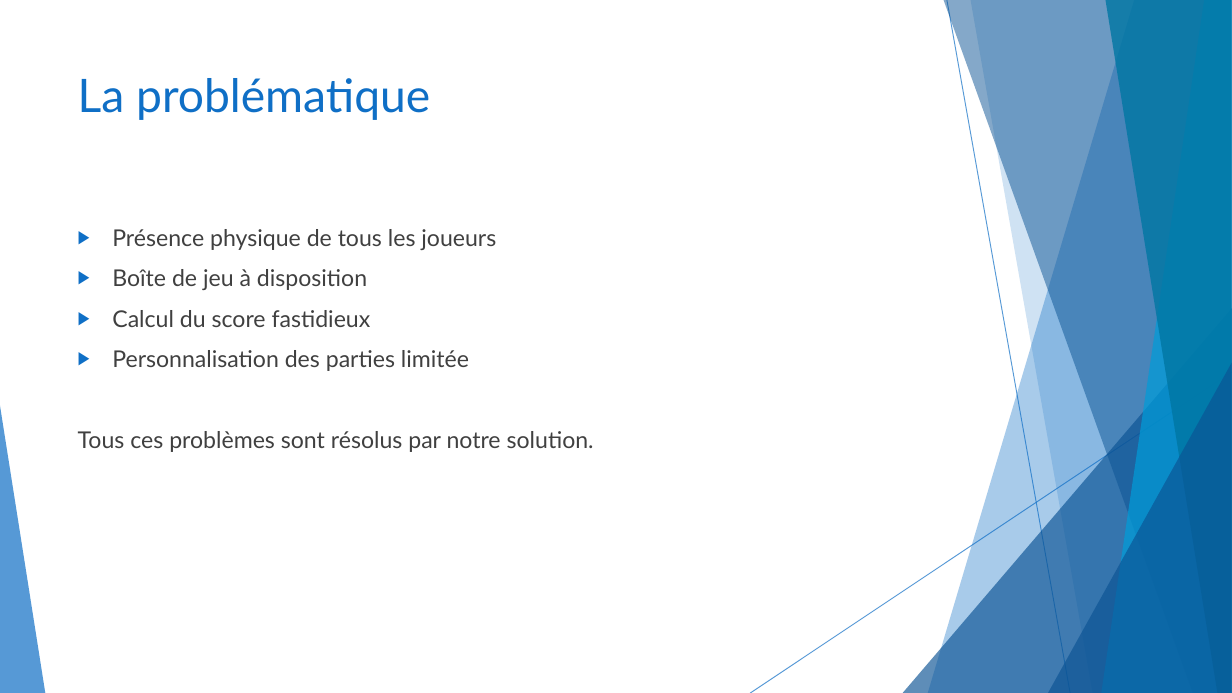
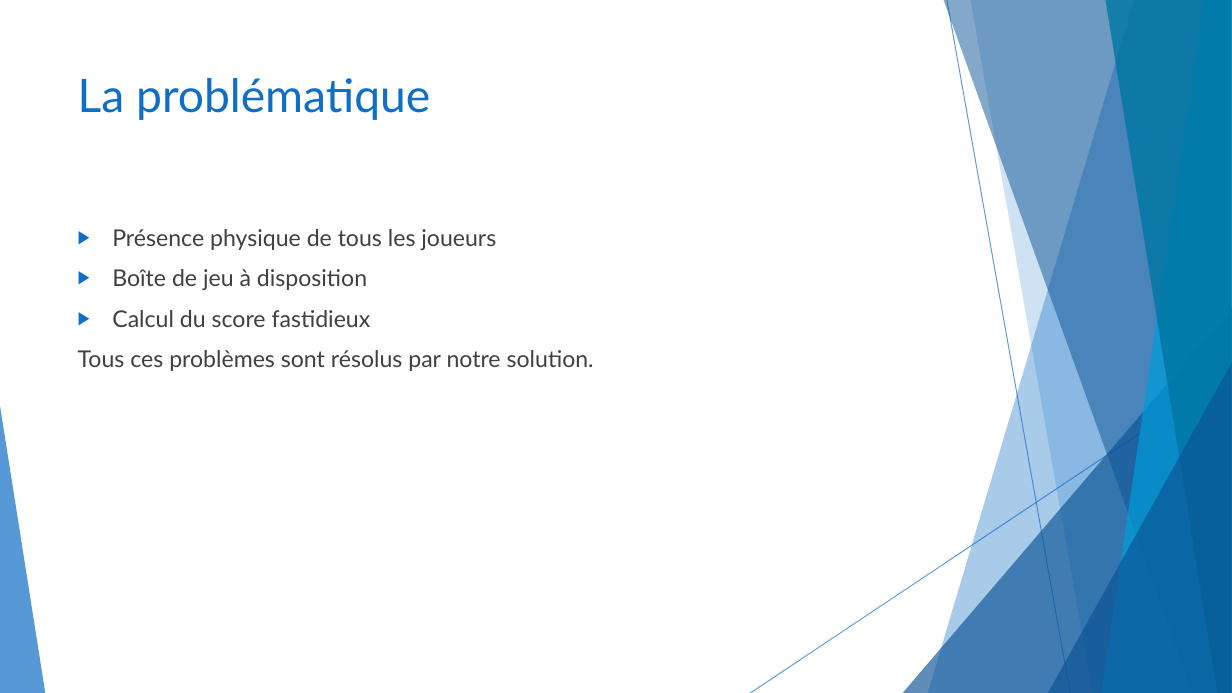
Before and after one commit to CeKonVeu/KingSkullClassicOnline, a slide deck: slide 4 of doc/King Skull Classic Online.pptx. Drawn at 1232x693 pixels with LibreOffice and Linux fonts; fonts in the diff are those of the drawing. Boxes give left, top, right and bottom in pixels: in the first picture for what was removed or moved away, otherwise in the second. Text is boxed around its words. In the diff, an @@ line names an element or a change of style, - is before the commit and + after.

```diff
--- a/doc/King Skull Classic Online.pptx
+++ b/doc/King Skull Classic Online.pptx
@@ text at box(112, 350, 469, 371): paragraph removed @@
-▶ Personnalisation des parties limitée
```
Also in this commit, not shown: 3 other slides changed, 2 slides added.
